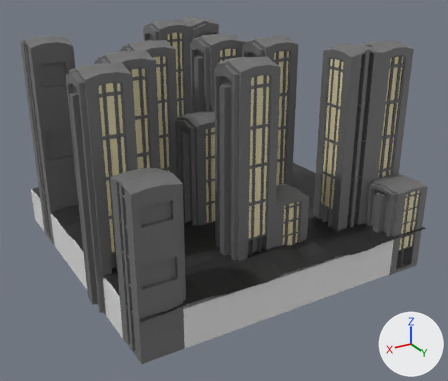
The FBX model Content/Environments/levelOne-04.fbx as it was, and as the next commit left it.
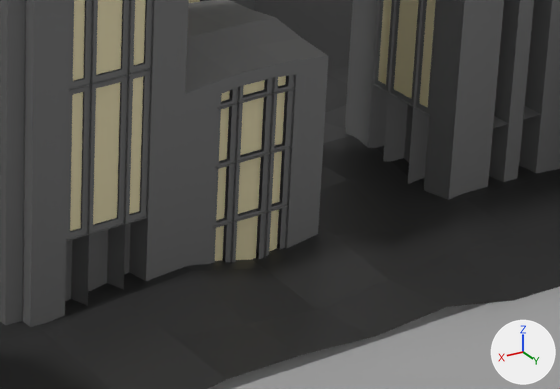
The first picture shows the older version from a camera (50 mm lens) standing at (12.8, 26.6, 15.7) and looking at (-3.0, 0.2, 2.6). The close-ups show both versions on the part from 52% to 81% of the width and 48% to 72% of the height of that picture; other places that the commit changed are outside them. Every picture has the same lights, and +X, +Y and +Z are marked at lower right. Where no turn or scale is listed for an object, it has been applied to the vertices. Vertices at the same position are counted once.
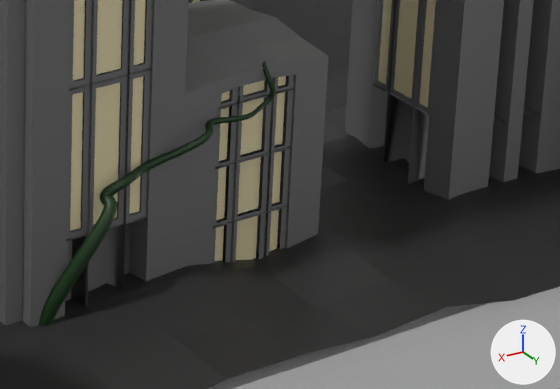
Boxes [x1, y1, x2, y2] around the edits, measured in the close-ups (560 x 389 px):
'Vine', added (green): after [39, 61, 276, 326]
part 1 of me_cube_041, shading changed: [0, 0, 189, 327] in both
part 2 of me_cube_017, shading changed: [345, 0, 560, 200] in both

What the commit changed:
Material 'Vine' (mat_vine) is new.
Its base color is (0.00337, 0.0311, 0.00249) (dark green #0b3108).
me_cube_017 has 434 vertices, 435 faces and spans x -1.0..1.0, y -1.34..1.0, z -1.02..10.42.
me_cube_017 is used by ob_cube_017; location (-8.0, 4.0, 0.0).
me_cube_017 part 2: all faces are now shaded smooth (435 of 435 changed).
me_cube_041 has 434 vertices, 435 faces and spans x -1.0..1.34, y -1.0..1.0, z -1.02..10.42.
me_cube_041 is used by ob_cube_041; location (-2.0, 4.0, 0.0).
me_cube_041 part 1: all faces are now shaded smooth (435 of 435 changed).
Mesh me_beziercurve is new.
It has 3504 vertices, 3456 faces and spans x -4.08..-0.96, y -0.33..0.11, z -0.03..2.62.
It uses material mat_vine (dark green #0b3108).
Object 'Vine' (ob_vine) is new; it shows me_beziercurve.
Its location is (-0.1, 5.16, 1.0).
